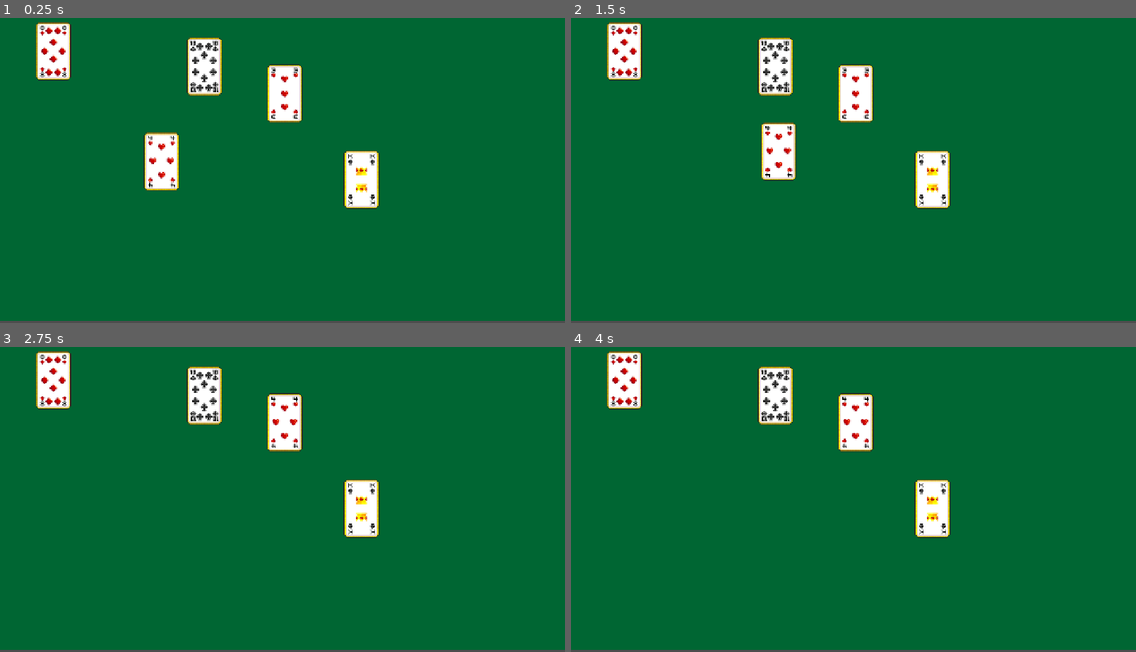
Above: before the commit, frames 1-4 (two rows, left to right).
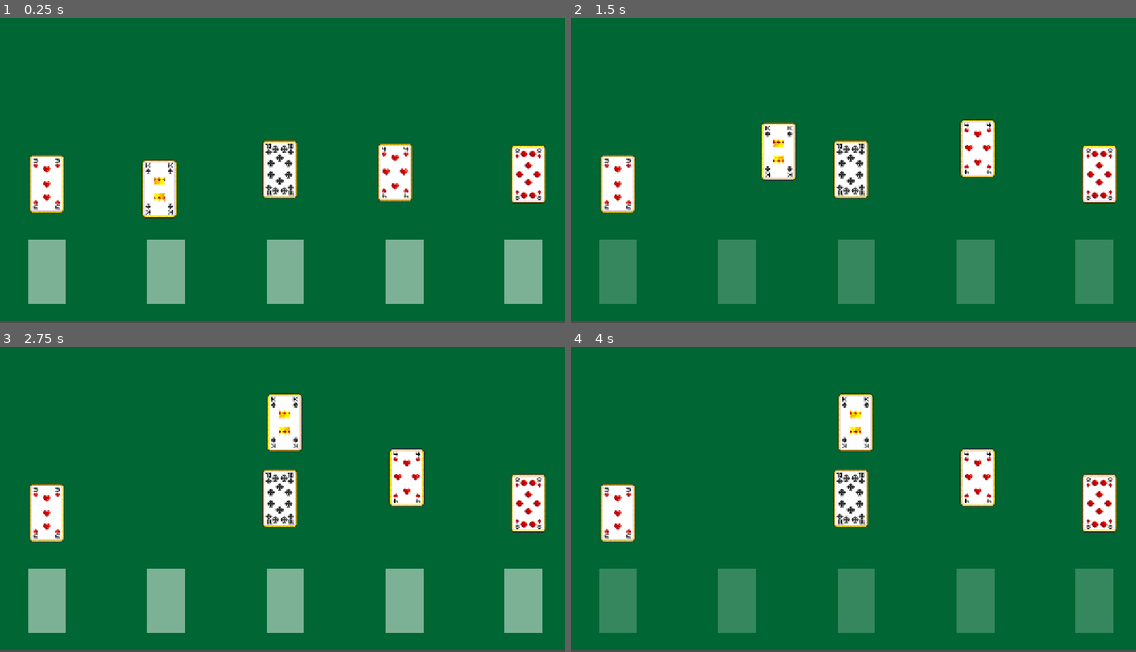
Above: after the commit, the same moments.

Repository: garc1a04/pares-perfeito
Game: Godot game, scene res://world/world1/main_world1.tscn
Same seed, same stepped clock (60 frames per second), same inputs: the game is played once before the commit and once after it. This scene is started directly instead of the project's main scene.
Inputs (mouse positions are in pixels of both pictures, inside the frame that each line leads up to):
- Up to frame 1 (0.25 s): no input
- Up to frame 2 (1.5 s): move the mouse to (977, 149) at 0.52 s; click (977, 149) at 0.67 s; tap Enter at 1.25 s; drag from (740, 179) to (853, 94) at 1.27 s
- Up to frame 3 (2.75 s): move the mouse to (339, 423) at 2.02 s; click (339, 423) at 2.17 s
- Up to frame 4 (4 s): tap Space at 2.75 s; drag from (825, 557) to (932, 508) at 2.77 s; move the mouse to (1023, 542) at 3.52 s; click (1023, 542) at 3.67 s

The runs differ from the first frame. In frame 1, 18% of the frame differs, in the area x 5-97%, y 1-94%; in frame 2, 17%; in frame 3, 16%; in frame 4, 16%.

Commit message:
feat(components): add placeholders and fail logic

Diff:
--- a/share/Component/card/card_custom.gd
+++ b/share/Component/card/card_custom.gd
@@ -2,11 +2,12 @@
 
 @onready var sprite: Sprite2D = $Sprite2D
 @export_file("*.png", "*.jpg") var caminho_da_imagem: String
+@export var order: int
+
+var active: bool
+
 # Called when the node enters the scene tree for the first time.
 func _ready() -> void:
 	if caminho_da_imagem != "":
 		sprite.texture = load(caminho_da_imagem)
-
-# Called every frame. 'delta' is the elapsed time since the previous frame.
-func _process(delta: float) -> void:
-	pass
+	active = true
--- /dev/null
+++ b/share/Component/placeholder_card/placeholder.gd
@@ -0,0 +1,28 @@
+extends Control
+
+signal card_wrong(card: Node2D)
+
+@export var order: int
+var carta_no_slot: Node2D = null
+
+var isCard: bool:
+	get:
+		return carta_no_slot != null
+
+func _on_area_2d_area_entered(area: Area2D) -> void:
+	var objeto_que_colidiu = area.get_parent() as Node2D
+	if not "order" in objeto_que_colidiu:
+		return
+
+	if objeto_que_colidiu.order == order and carta_no_slot == null:
+		objeto_que_colidiu.active = true
+		carta_no_slot = objeto_que_colidiu
+		return
+
+	card_wrong.emit(objeto_que_colidiu)
+
+func _on_area_2d_area_exited(area: Area2D) -> void:
+	var objeto_que_saiu = area.get_parent()
+
+	if objeto_que_saiu == carta_no_slot:
+		carta_no_slot = null
--- /dev/null
+++ b/share/Component/placeholder_card/placeholder.tscn
@@ -0,0 +1,72 @@
+[gd_scene format=3 uid="uid://b0vsmg78pexc7"]
+
+[ext_resource type="Script" uid="uid://chprijp3ptyv3" path="res://share/Component/placeholder_card/placeholder.gd" id="1_g58el"]
+
+[sub_resource type="RectangleShape2D" id="RectangleShape2D_mx1e6"]
+size = Vector2(82, 110)
+
+[sub_resource type="Animation" id="Animation_548r6"]
+length = 0.001
+tracks/0/type = "value"
+tracks/0/imported = false
+tracks/0/enabled = true
+tracks/0/path = NodePath("ColorRect:color")
+tracks/0/interp = 1
+tracks/0/loop_wrap = true
+tracks/0/keys = {
+"times": PackedFloat32Array(0),
+"transitions": PackedFloat32Array(1),
+"update": 0,
+"values": [Color(1, 1, 1, 0.5019608)]
+}
+
+[sub_resource type="Animation" id="Animation_g58el"]
+resource_name = "blink"
+length = 2.5000000000000004
+loop_mode = 1
+tracks/0/type = "value"
+tracks/0/imported = false
+tracks/0/enabled = true
+tracks/0/path = NodePath("ColorRect:color")
+tracks/0/interp = 2
+tracks/0/loop_wrap = false
+tracks/0/keys = {
+"times": PackedFloat32Array(0.1, 1.25, 2.5),
+"transitions": PackedFloat32Array(1, 1, 1),
+"update": 0,
+"values": [Color(1, 1, 1, 0.5019608), Color(1, 1, 1, 0.18431373), Color(1, 1, 1, 0.5019608)]
+}
+
+[sub_resource type="AnimationLibrary" id="AnimationLibrary_22on2"]
+_data = {
+&"RESET": SubResource("Animation_548r6"),
+&"blink": SubResource("Animation_g58el")
+}
+
+[node name="Placeholder" type="Control" unique_id=1668577644]
+layout_mode = 3
+anchors_preset = 0
+script = ExtResource("1_g58el")
+
+[node name="ColorRect" type="ColorRect" parent="." unique_id=1838572716]
+layout_mode = 0
+offset_left = -21.0
+offset_top = -39.0
+offset_right = 19.0
+offset_bottom = 28.0
+scale = Vector2(1.2, 1.2)
+color = Color(1, 1, 1, 0.5019608)
+metadata/_edit_use_anchors_ = true
+
+[node name="Area2D" type="Area2D" parent="." unique_id=73215641]
+
+[node name="CollisionShape2D" type="CollisionShape2D" parent="Area2D" unique_id=513469617]
+position = Vector2(3, 4)
+shape = SubResource("RectangleShape2D_mx1e6")
+
+[node name="AnimationPlayer" type="AnimationPlayer" parent="." unique_id=1853546199]
+libraries/ = SubResource("AnimationLibrary_22on2")
+autoplay = &"blink"
+
+[connection signal="area_entered" from="Area2D" to="." method="_on_area_2d_area_entered"]
+[connection signal="area_exited" from="Area2D" to="." method="_on_area_2d_area_exited"]
--- a/world/world1/card.gd
+++ b/world/world1/card.gd
@@ -1,17 +1,16 @@
 extends Node2D
 
+signal win
 var screen_size
 var card_being_dragged
 
-# Called when the node enters the scene tree for the first time.
 func _ready() -> void:
 	screen_size = get_viewport_rect().size
 
-# Called every frame. 'delta' is the elapsed time since the previous frame.
 func _process(delta: float) -> void:
 	if card_being_dragged:
 		var mouse_pos = get_global_mouse_position()
-		card_being_dragged.global_position = Vector2(clamp(mouse_pos.x,0,screen_size.x),clamp(mouse_pos.y,0,screen_size.y))
+		card_being_dragged.global_position = Vector2(clamp(mouse_pos.x, 0, screen_size.x), clamp(mouse_pos.y, 0, screen_size.y))
 
 func _input(event: InputEvent) -> void:
 	if event is InputEventMouseButton and event.button_index == MOUSE_BUTTON_LEFT:
@@ -20,6 +19,10 @@
 			if card:
 				card_being_dragged = card
 		else:
+			if card_being_dragged != null:
+				if not card_being_dragged.active:
+					devolver_carta_para_o_topo(card_being_dragged)
+				win.emit()
 			card_being_dragged = null
 
 func raycast_check_for_card():
@@ -29,7 +32,14 @@
 	parameters.collide_with_areas = true
 	parameters.collision_mask = 1
 	var result = space_state.intersect_point(parameters)
-	if result.size() > 0:
-		return result[0].collider.get_parent()
 
+	for hit in result:
+		var potential_card = hit.collider.get_parent()
+		if potential_card in get_children():
+			return potential_card
 	return null
+
+func devolver_carta_para_o_topo(carta: Node2D):
+	var tween = get_tree().create_tween()
+	tween.tween_property(carta, "position:y", 125, 0.5).set_trans(Tween.TRANS_SINE)
+	tween.tween_callback(func(): carta.active = true)
--- a/world/world1/main_world1.tscn
+++ b/world/world1/main_world1.tscn
@@ -2,13 +2,52 @@
 
 [ext_resource type="PackedScene" uid="uid://2drq7cgyua6g" path="res://share/Component/card/card.tscn" id="1_014g0"]
 [ext_resource type="Script" uid="uid://dc2ngwv31pid" path="res://world/world1/card.gd" id="1_f17rd"]
+[ext_resource type="Script" uid="uid://dlv41n36spdcs" path="res://world/world1/main_world_1.gd" id="1_waiwb"]
+[ext_resource type="PackedScene" uid="uid://b0vsmg78pexc7" path="res://share/Component/placeholder_card/placeholder.tscn" id="3_jo1vk"]
 
 [node name="Index" type="Node2D" unique_id=1595145837]
+script = ExtResource("1_waiwb")
 
 [node name="ColorRect" type="ColorRect" parent="." unique_id=235291910]
 offset_right = 1280.0
 offset_bottom = 715.0
 color = Color(0, 0.4, 0.2, 1)
+metadata/_edit_use_anchors_ = true
+
+[node name="CardOrder" type="Node2D" parent="." unique_id=728004402]
+
+[node name="HBoxContainer" type="HBoxContainer" parent="CardOrder" unique_id=1815899812]
+offset_top = 602.0
+offset_right = 712.77783
+offset_bottom = 725.0
+scale = Vector2(1.8, 1.8)
+size_flags_horizontal = 3
+size_flags_vertical = 3
+size_flags_stretch_ratio = 0.0
+offset_transform_enabled = true
+theme_override_constants/separation = 150
+accessibility_region = true
+alignment = 1
+
+[node name="Placeholder" parent="CardOrder/HBoxContainer" unique_id=843928286 instance=ExtResource("3_jo1vk")]
+layout_mode = 2
+order = 1
+
+[node name="Placeholder2" parent="CardOrder/HBoxContainer" unique_id=1397057898 instance=ExtResource("3_jo1vk")]
+layout_mode = 2
+order = 2
+
+[node name="Placeholder3" parent="CardOrder/HBoxContainer" unique_id=522031595 instance=ExtResource("3_jo1vk")]
+layout_mode = 2
+order = 3
+
+[node name="Placeholder4" parent="CardOrder/HBoxContainer" unique_id=1705551625 instance=ExtResource("3_jo1vk")]
+layout_mode = 2
+order = 4
+
+[node name="Placeholder5" parent="CardOrder/HBoxContainer" unique_id=1420437738 instance=ExtResource("3_jo1vk")]
+layout_mode = 2
+order = 5
 
 [node name="CardManager" type="Node2D" parent="." unique_id=996822690]
 position = Vector2(-1, -1)
@@ -16,26 +55,38 @@
 script = ExtResource("1_f17rd")
 
 [node name="Card" parent="CardManager" unique_id=390372249 instance=ExtResource("1_014g0")]
-position = Vector2(323, 100.5)
+position = Vector2(53.5, 203)
 scale = Vector2(1, 1)
 caminho_da_imagem = "uid://bqcbjrtjcw15s"
+order = 1
 
 [node name="Card2" parent="CardManager" unique_id=461901354 instance=ExtResource("1_014g0")]
-position = Vector2(410, 198)
+position = Vector2(181, 208.5)
 scale = Vector2(1, 1)
 caminho_da_imagem = "uid://b3s8jyeqifurj"
+order = 2
 
 [node name="Card3" parent="CardManager" unique_id=1960622146 instance=ExtResource("1_014g0")]
-position = Vector2(232, 70)
+position = Vector2(317.5, 186.5)
 scale = Vector2(1, 1)
 caminho_da_imagem = "uid://c5vi5mlgrhx7c"
+order = 3
 
 [node name="Card4" parent="CardManager" unique_id=145777084 instance=ExtResource("1_014g0")]
-position = Vector2(183.5, 177.5)
+position = Vector2(448, 190)
 scale = Vector2(1, 1)
 caminho_da_imagem = "uid://c1e5vfmyoxjrh"
+order = 4
 
 [node name="Card5" parent="CardManager" unique_id=812990374 instance=ExtResource("1_014g0")]
-position = Vector2(61, 52.5)
+position = Vector2(599, 192)
 scale = Vector2(1, 1)
 caminho_da_imagem = "uid://t4voq3tir78k"
+order = 5
+
+[connection signal="card_wrong" from="CardOrder/HBoxContainer/Placeholder" to="." method="_on_qualquer_placeholder_card_wrong"]
+[connection signal="card_wrong" from="CardOrder/HBoxContainer/Placeholder2" to="." method="_on_qualquer_placeholder_card_wrong"]
+[connection signal="card_wrong" from="CardOrder/HBoxContainer/Placeholder3" to="." method="_on_qualquer_placeholder_card_wrong"]
+[connection signal="card_wrong" from="CardOrder/HBoxContainer/Placeholder4" to="." method="_on_qualquer_placeholder_card_wrong"]
+[connection signal="card_wrong" from="CardOrder/HBoxContainer/Placeholder5" to="." method="_on_qualquer_placeholder_card_wrong"]
+[connection signal="win" from="CardManager" to="." method="_on_card_manager_win"]
--- /dev/null
+++ b/world/world1/main_world_1.gd
@@ -0,0 +1,21 @@
+extends Node2D
+
+@onready var placeholders = $CardOrder/HBoxContainer
+
+func _ready() -> void:
+	for placeholder in placeholders.get_children():
+		if placeholder.has_signal("card_wrong"):
+			placeholder.card_wrong.connect(_on_qualquer_placeholder_card_wrong)
+
+func _on_qualquer_placeholder_card_wrong(card: Node2D) -> void:
+	card.active = false
+
+func _on_card_manager_win() -> void:
+	checar_vitoria()
+
+func checar_vitoria() -> void:
+	await get_tree().create_timer(0.5).timeout
+	var childrens = placeholders.get_children(false)
+	var todos_sao_cards = childrens.all(func(child): return child.carta_no_slot != null)
+	if todos_sao_cards:
+		print("WIN")
Not shown, added: share/Component/placeholder_card/placeholder.gd.uid
Not shown, added: world/world1/main_world_1.gd.uid
